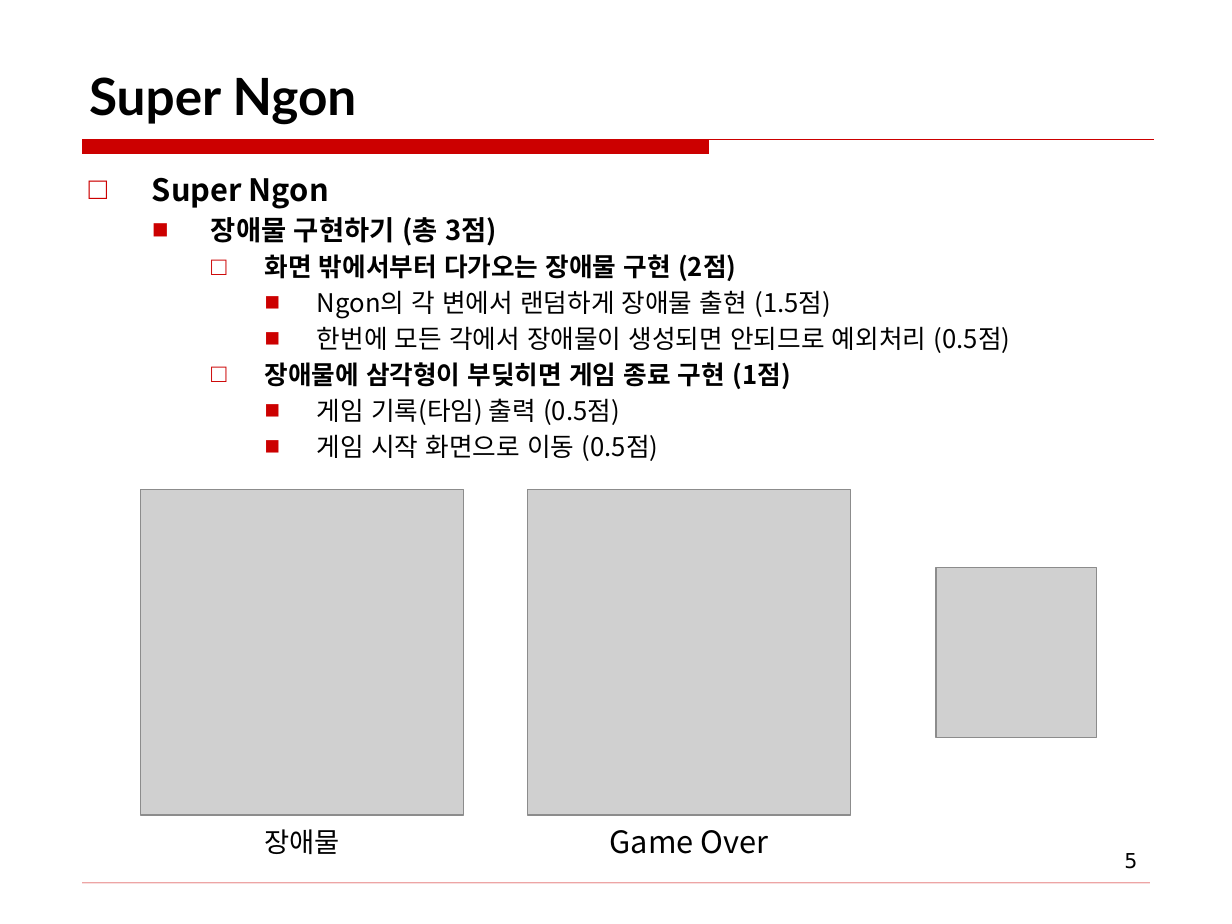
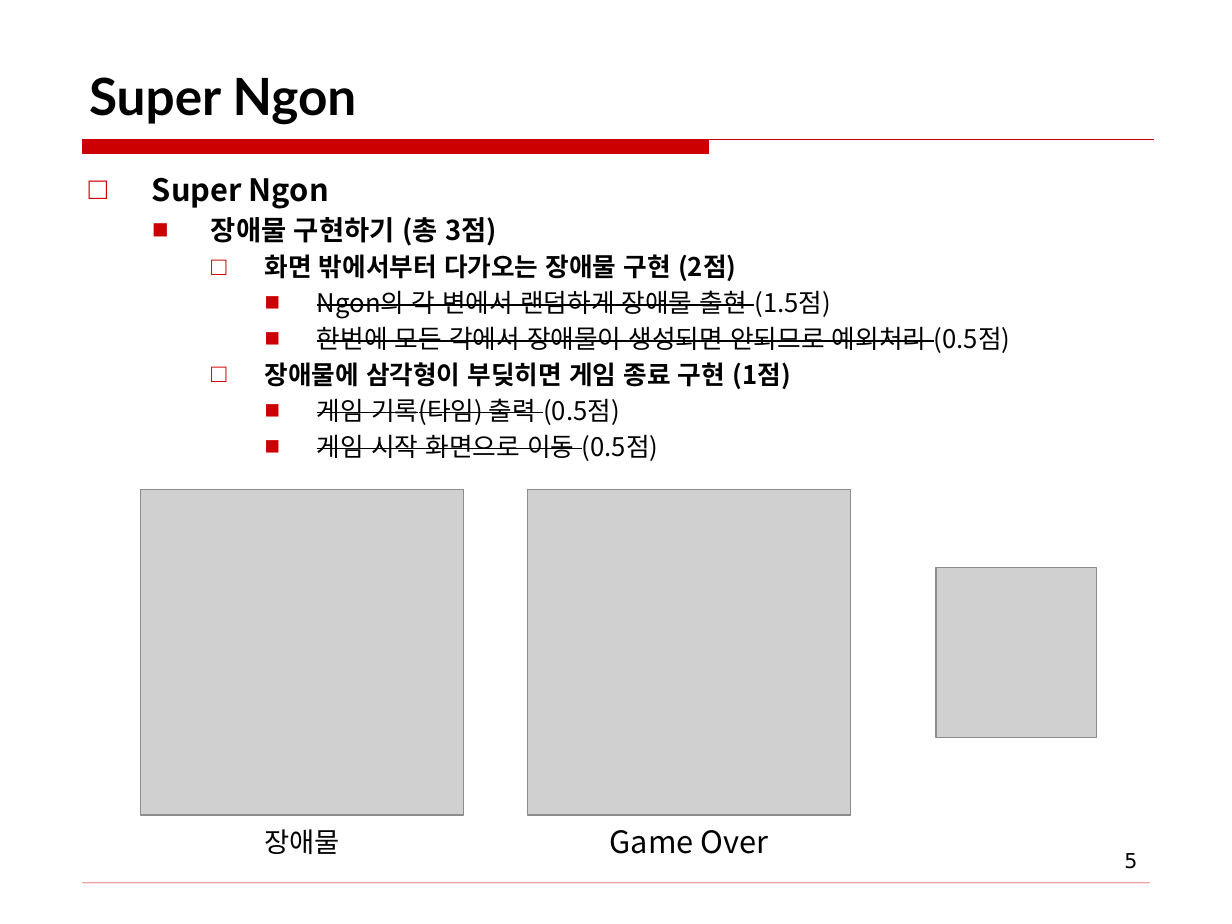
Before and after one commit to milkcat1994/Sosil3_Project3_SuperNgon, a slide deck: slide 5 of homework3.pptx. Drawn at 1232x924 pixels with LibreOffice and Linux fonts; fonts in the diff are those of the drawing; grey boxes stand for pictures; background and template pictures are left out. Boxes give left, top, right and bottom in pixels: in the first picture for what was removed or moved away, otherwise in the second. Text is boxed around its words. In the diff, an @@ line names an element or a change of style, - is before the commit and + after.

```diff
--- a/homework3.pptx
+++ b/homework3.pptx
@@ text at <box>317,290,1011,461</box>: strikethrough on in "Ngon의 각 변에서 랜덤하게 장애물 출현", "한번에 모든 각에서 장애물이 생성되면 안되므로 예외처리", "게임 기록(타임) 출력", "게임 시작 화면으로 이동" @@
```
Also in this commit, not shown: 9 other files.
